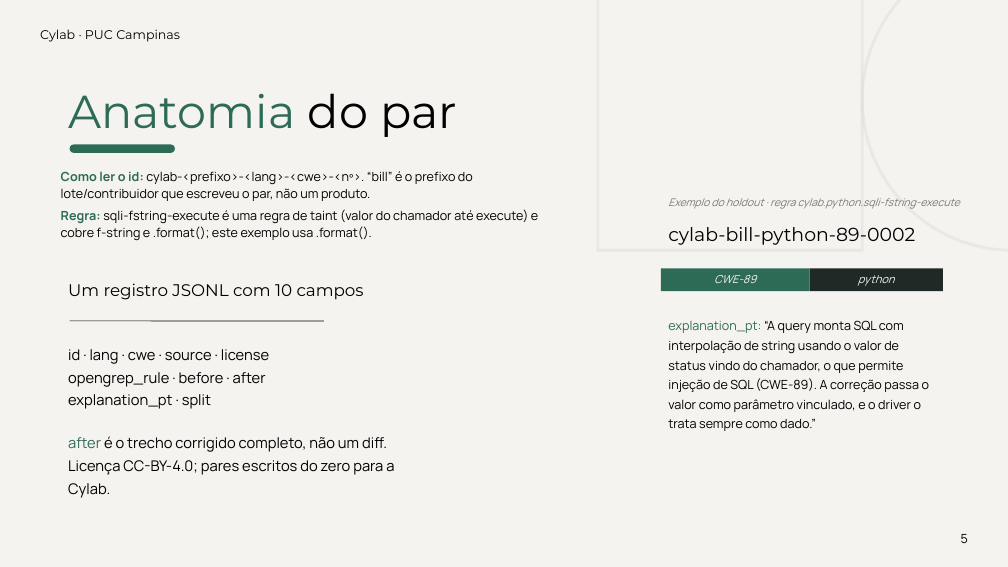
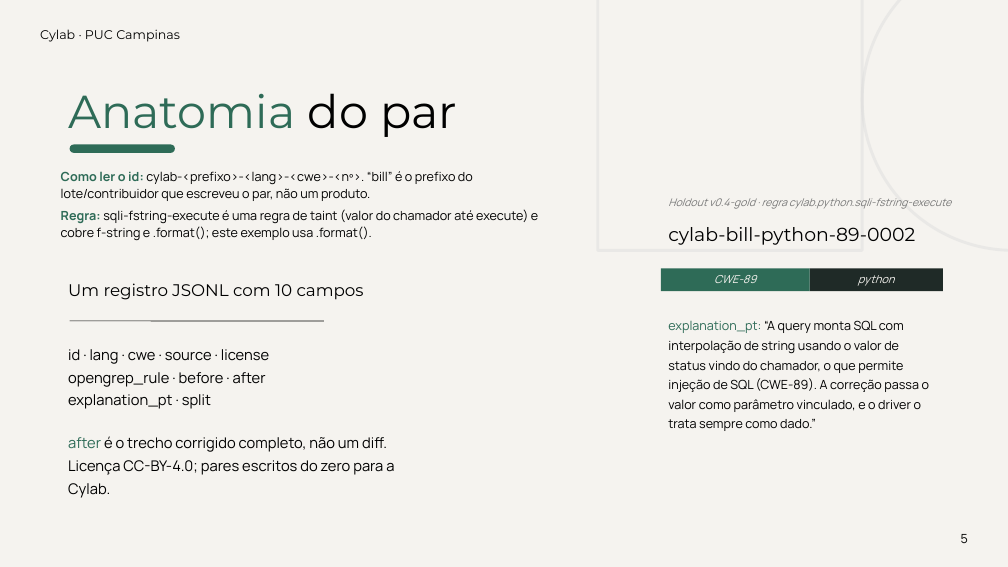
Before and after one commit to ArthurAlcausa/cylab-dataset, a slide deck: slide 5 of seminar/CYLAB_SEMINARIO_PUC.pptx. Drawn at 1008x567 pixels with LibreOffice and Linux fonts; fonts in the diff are those of the drawing. Boxes give left, top, right and bottom in pixels: in the first picture for what was removed or moved away, otherwise in the second. Text is boxed around its words. In the diff, an @@ line names an element or a change of style, - is before the commit and + after.

Commit message:
seminar: slides PUC v0.4-gold (576 pares, metodologia, diagrama)
Atualiza PPTX+PDF do seminário: v0.4-gold, slide de metodologia,
funil +100 realismo, arquitetura com logos sem banner FINAL.

```diff
--- a/seminar/CYLAB_SEMINARIO_PUC.pptx
+++ b/seminar/CYLAB_SEMINARIO_PUC.pptx
@@ text at bbox=[668, 198, 951, 209]: text changed @@
-Exemplo do holdout · regra cylab.python.sqli-fstring-execute
+Holdout v0.4-gold · regra cylab.python.sqli-fstring-execute
```
Also in this commit, not shown: 10 other slides changed, 1 slide added, 1 other file.
